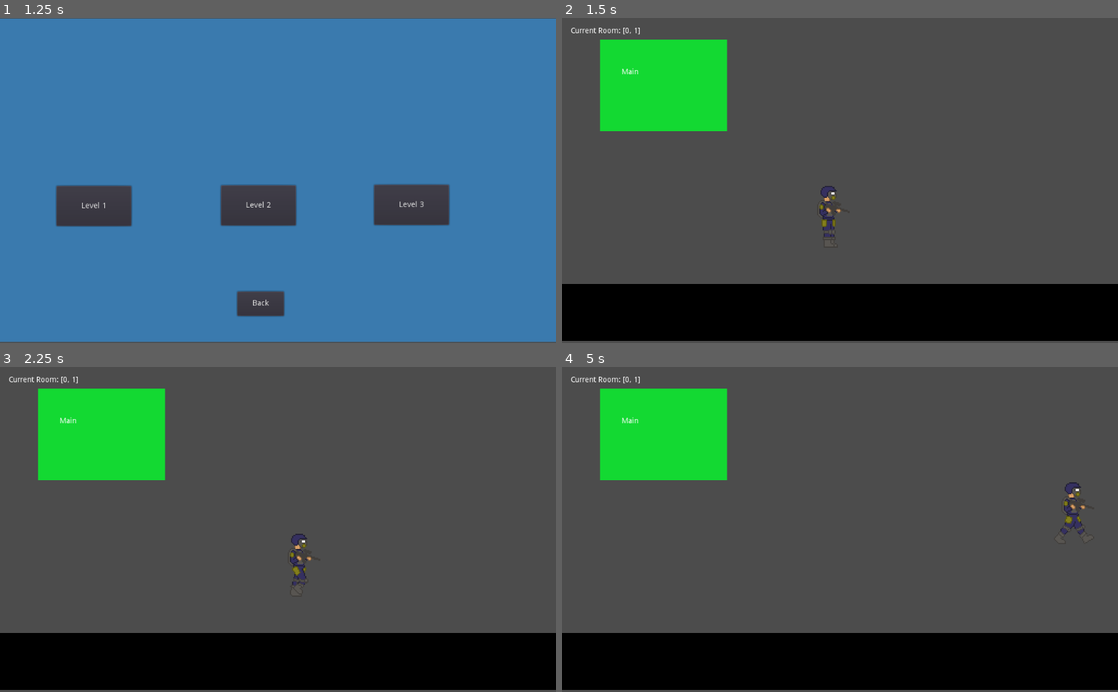
Above: before the commit, frames 1-4 (two rows, left to right).
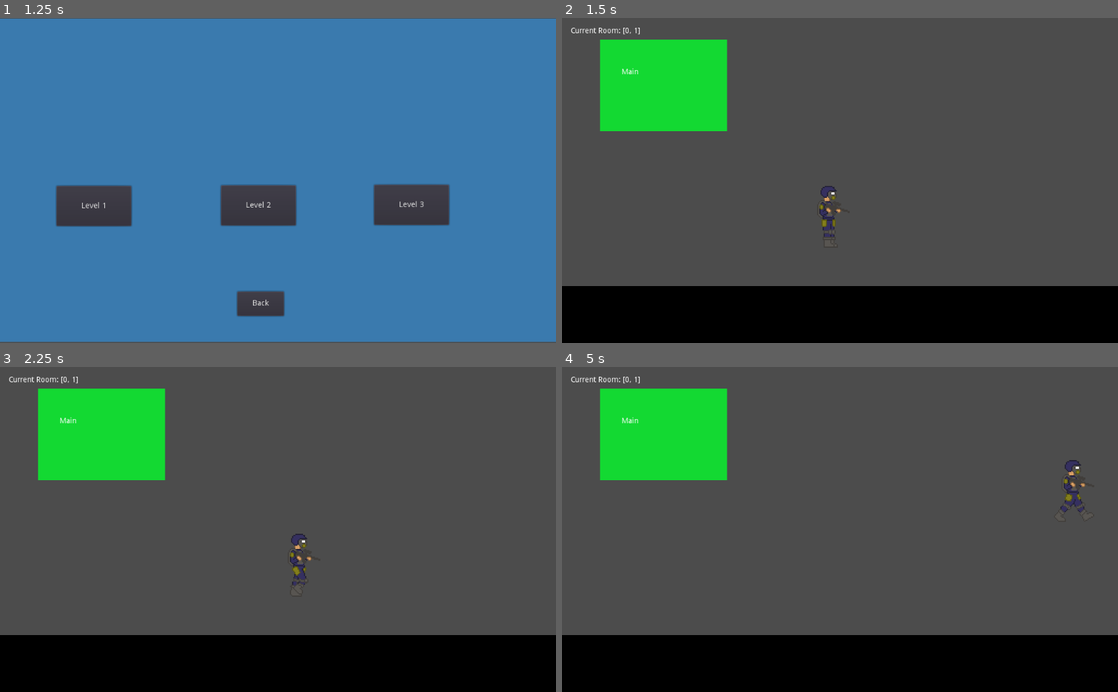
Above: after the commit, the same moments.

Repository: nygren23/GameJam2022
Game: Godot game, scene res://StartScreen.tscn
The game is run twice, just before and just after one commit, with the same random seed, the same clock (stepped at 60 frames per second) and the same inputs.
Inputs:
- Up to frame 1 (1.25 s): click "Level Select" at 0.5 s
- Up to frame 2 (1.5 s): click "Level 2" at 1.25 s
- Up to frame 3 (2.25 s): tap Enter at 2 s; hold D (move_right) from 2.03 s (still down); tap Space (spacebar) at 2.1 s
- Up to frame 4 (5 s): release D (move_right) at 2.78 s; hold S (move_down) 2.78-3.53 s; tap Space (spacebar) at 2.85, 3.6, 4.35 s; hold D (move_right) 3.53-4.28 s; hold W (move_up) from 4.28 s (still down)

Frame 1 is identical in both runs. In frame 2, 1.3% of the frame differs, in the area x 0-100%, y 81-100%; in frame 3, 1.3%; in frame 4, 1.8%, in the area x 0-100%, y 28-100%.
Error in both runs: Attempt to call function 'play' in base 'null instance' on a null instance. (res://Player.gd:36)

Commit message:
Fixed player flip, added lift texture

Diff:
--- a/Main.tscn
+++ b/Main.tscn
@@ -38,10 +38,10 @@
 anchor_top = 1.0
 anchor_right = 1.0
 anchor_bottom = 1.0
-margin_left = -824.0
-margin_top = 313.0
-margin_right = 219.0
-margin_bottom = 418.0
+margin_left = -830.0
+margin_top = 317.0
+margin_right = 213.0
+margin_bottom = 422.0
 color = Color( 0, 0, 0, 1 )
 
 [node name="ColorRect" type="ColorRect" parent="."]
--- a/Player.gd
+++ b/Player.gd
@@ -15,11 +15,11 @@
 	if Input.is_action_pressed("move_right"):
 		velocity.x += 50
 		_animation_player.play("Walking")
-		#_pos_2d.scale.x = 1
+		_pos_2d.scale.x = 1
 	elif Input.is_action_pressed("move_left"):
 		velocity.x -= 50
 		_animation_player.play("Walking")
-		#_pos_2d.scale.x = -1
+		_pos_2d.scale.x = -1
 	elif Input.is_action_pressed("move_down"):
 		velocity.y += 50
 	elif Input.is_action_pressed("move_up"):
--- a/Player.tscn
+++ b/Player.tscn
@@ -6,7 +6,7 @@
 [ext_resource path="res://Animations/Firing.tres" type="Animation" id=4]
 
 [sub_resource type="RectangleShape2D" id=5]
-extents = Vector2( 13, 13 )
+extents = Vector2( 25.5, 56.5 )
 
 [sub_resource type="Shader" id=2]
 
@@ -14,7 +14,7 @@
 shader = SubResource( 2 )
 
 [sub_resource type="RectangleShape2D" id=4]
-extents = Vector2( 17, 16.5 )
+extents = Vector2( 25.5, 58 )
 
 [sub_resource type="Animation" id=6]
 length = 0.001
Binary file added: sprites/Lift.png
Not shown, added: sprites/Lift.png.import
